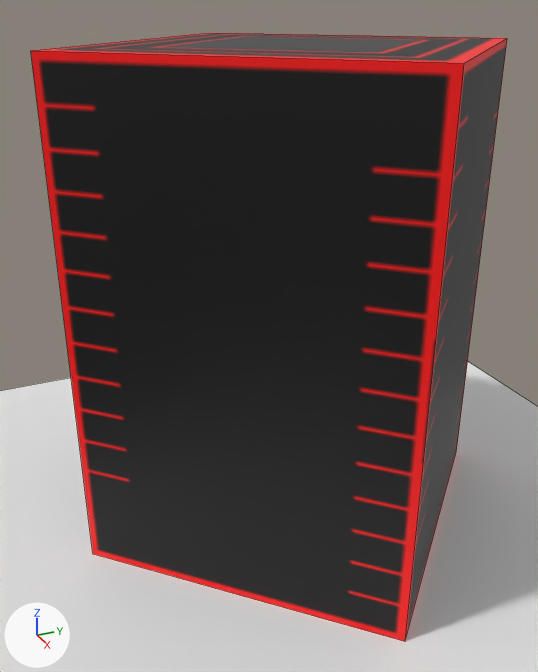
A saved change to the Blender file unity_project/Assets/Arena/Models/fuelTile.blend.
Before and after are seen from a 50 mm camera at (1.11, -3.55, 2.59) aimed at (-1.99, -2.15, 1.04). Lighting does not change. The marker at lower left points along +X, +Y and +Z. Mesh edges are drawn as thin lines.

The scene before the commit, as lines of its bpy script (objects in view):
```python
me_cube = bpy.data.meshes.new('Cube')
me_cube.from_pydata(...)  # a box spanning x -4.0..0.0, y -4.0..0.0, z 0.0..0.1
me_cube.materials.append(mat_material)  # its picture is missing
me_cube_002 = bpy.data.meshes.new('Cube.002')
me_cube_002.from_pydata(...)  # 8 vertices, 6 faces; spans x -1.13..1.13, y -1.13..1.13, z -1.2..1.2
me_cube_002.materials.append(mat_fueltank_texture_png)  # picture img_fueltank_texture_png
ob_cube = bpy.data.objects.new('Cube', me_cube)
ob_cube.location = (0.0, 0.0, -0.2)
ob_cube.scale = (1.0, 1.0, 2.0)
ob_cube_001 = bpy.data.objects.new('Cube.001', me_cube_002)
ob_cube_001.location = (-2.0, -2.0, 1.2)
```
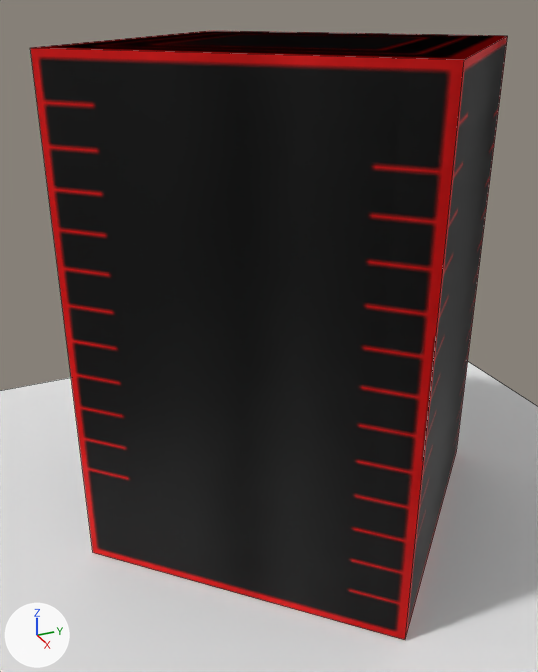
Where the change shows, as pixel boxes (x1, y1, x2, y2) in the pictures (538 x 672 px):
```json
{"object": "Cube.001", "change": "reshaped, moved", "before": [31, 33, 507, 641], "after": [30, 31, 508, 640]}
{"part": 1, "of": "me_cube_002", "change": "added", "after": [30, 31, 508, 640], "on screen": "black"}
```

Edits to the scene script, one JSON object a line:
```json
{"block": "me_cube_002", "where": "# used by ob_cube_001; location = (-2.0, -2.0, 1.2)"}
{"block": "me_cube_002", "where": "# verts and faces of me_cube_002; kept vertices keep their numbers, new ones are numbered from 8"}
{"op": "remove", "block": "me_cube_002", "code": "me_cube_002.from_pydata(...)  # 8 vertices, 6 faces; spans x -1.13..1.13, y -1.13..1.13, z -1.2..1.2"}
{"op": "add", "block": "me_cube_002", "code": "me_cube_002.from_pydata(...)  # 16 vertices, 12 faces; spans x -1.13..1.13, y -1.13..1.13, z -1.2..1.2"}
{"block": "me_cube_002", "change": "me_cube_002 part 1"}
{"op": "add", "block": "me_cube_002", "code": "verts[8] = (0.0, -1.13, -1.2)  # pixel (92, 552)"}
{"op": "add", "block": "me_cube_002", "code": "verts[9] = (0.0, -1.13, 1.2)  # pixel (30, 47)"}
{"op": "add", "block": "me_cube_002", "code": "verts[10] = (-1.13, 0.0, -1.2)"}
{"op": "add", "block": "me_cube_002", "code": "verts[11] = (-1.13, 0.0, 1.2)  # pixel (209, 30)"}
{"op": "add", "block": "me_cube_002", "code": "for new, old in zip([*range(12, 16)], [*range(8, 12)]): verts[new] = verts[old] + (1.13, 1.13, 0.0)"}
{"op": "add", "block": "me_cube_002", "code": "faces += [(8, 10, 11, 9), (10, 14, 15, 11), (12, 13, 15, 14), (8, 9, 13, 12), (8, 12, 14, 10), (9, 11, 15, 13)]"}
{"op": "set", "path": "ob_cube_001.location", "old": "(-2.0, -2.0, 1.2)", "new": "(-2.0, -2.0, 1.21)"}
```
